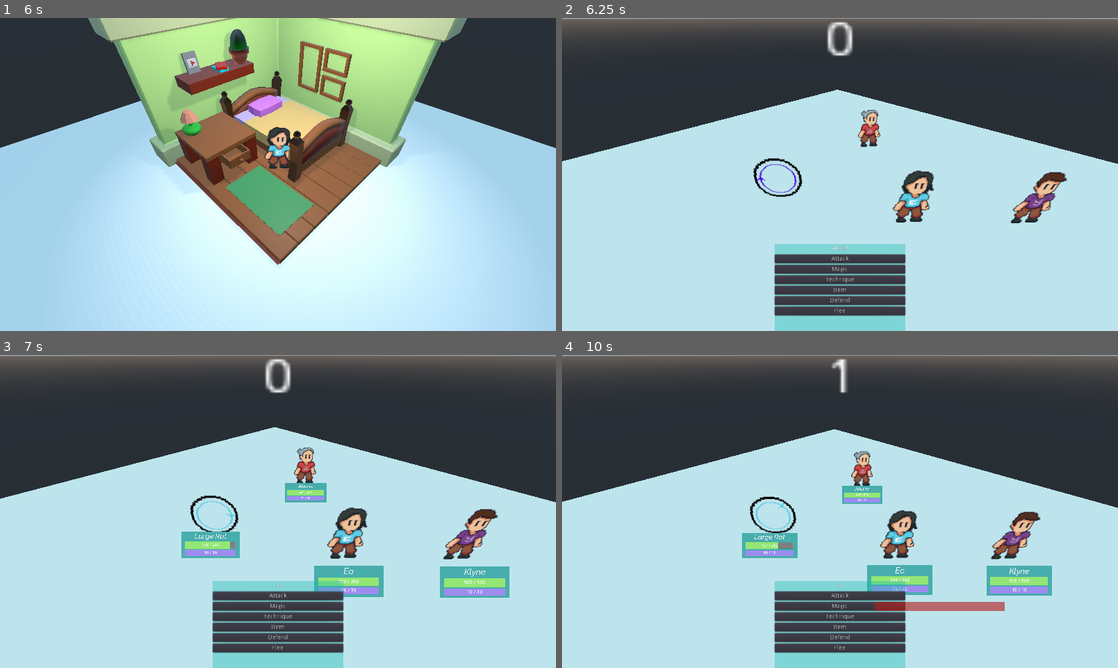
Above: before the commit, frames 1-4 (two rows, left to right).
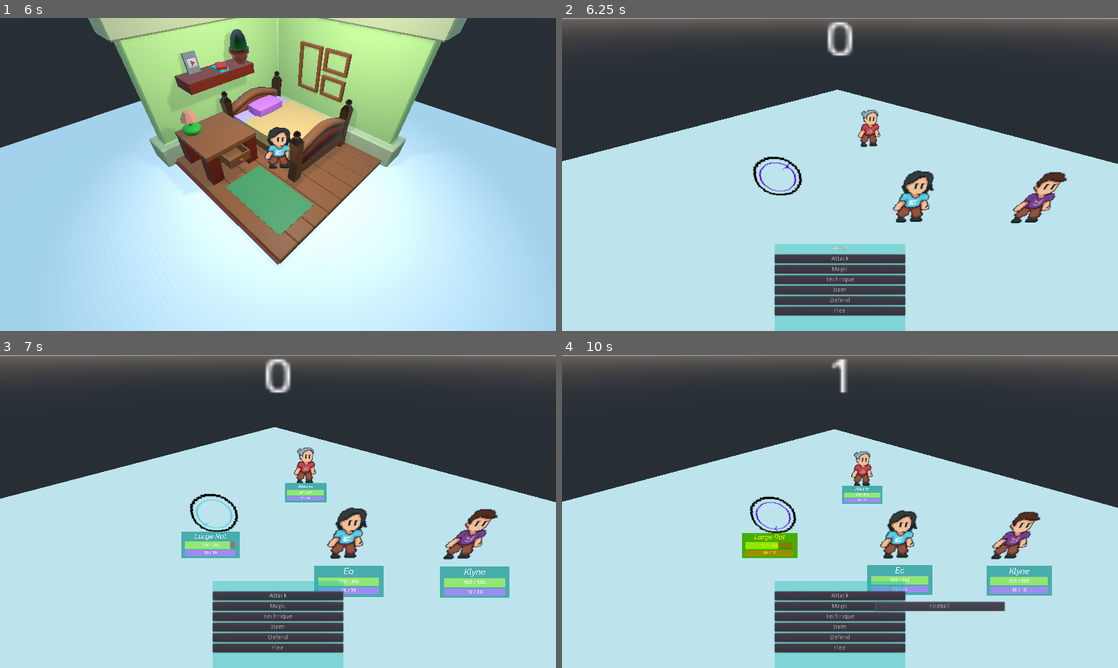
Above: after the commit, the same moments.

Repository: avsecam/aob
Game: Godot game, scene res://Scenes/Main.tscn
The game is run twice, just before and just after one commit, with the same random seed, the same clock (stepped at 60 frames per second) and the same inputs.
Inputs (mouse positions are in pixels of both pictures, inside the frame that each line leads up to):
- Up to frame 1 (6 s): tap Enter (ui_accept) at 0.5, 0.6, 0.77, 1.07, 1.52, 1.55, 1.82, 2.1, 3.02, 3.05, 3.32, 3.6, 3.77, 4.07, 4.52, 4.55, 4.82, 5.1 s; hold Up (ui_up) 0.53-2.03 s; tap Shift (sprint) every 1.5 s from 1.35 to 5.85 s; hold Left (ui_left) 2.03-3.53 s; hold Down (ui_down) 3.53-4.28 s; tap Escape (ui_cancel) at 4.15 s; hold Right (ui_right) 4.28-5.03 s; hold Up (ui_up) 5.03-5.78 s; hold Right (ui_right) from 5.78 s (still down)
- Up to frame 2 (6.25 s): keep holding Right (ui_right); tap Enter (ui_accept) at 6.02, 6.05 s
- Up to frame 3 (7 s): tap Enter (ui_accept) at 6.32 s; release Right (ui_right) at 6.5 s; click "Attack" at 6.5 s
- Up to frame 4 (10 s): hold Right (ui_right) 7.28-8.78 s; tap Enter (ui_accept) at 7.35, 7.52, 7.82, 8.27, 8.3, 8.57, 8.85 s; tap Shift (sprint) at 8.1 s; hold Down (ui_down) 8.78-9.5 s; click (940, 605) at 9.5 s, where only the run after the commit has a clickable "Fireball"

Frame 1 is identical in both runs. In frame 2, 0.4% of the frame differs, in the area x 34-44%, y 44-58%; in frame 3, 0.3%; in frame 4, 1.7%, in the area x 32-80%, y 46-82%.

Commit message:
Add targetting by group

Diff:
--- a/Scenes/AutoLoad/GameData.gd
+++ b/Scenes/AutoLoad/GameData.gd
@@ -1,5 +1,6 @@
 extends Node
 
+enum ActionType {ATTACK, MAGIC, TECHNIQUE, ITEM, DEFEND, FLEE}
 enum TargetType {SINGLE, GROUP, ALL}
 enum DamageType {PHYSICAL,
 	FIRE, WATER, GRASS, ELECTRIC, WIND, LIGHT, DARK, TEMPORA
--- a/Scenes/Battle/Battle.gd
+++ b/Scenes/Battle/Battle.gd
@@ -7,6 +7,8 @@
 onready var turnNumber: Label = $TurnNumber
 onready var combatOptions: CombatOptions = $CombatGUI/CombatOptions
 
+var characterPositions: Array # Contains enemyPositions + heroPositions
+
 var turns: int = -1 # Number of turns cycled through
 var turnOrder: Array = []
 var currentCharacterPosition: Position3D
@@ -14,6 +16,7 @@
 var actionInfo: Dictionary
 var inTargetSelect: bool = false
 var targets: Array = [] # Array of positions
+var singleTargetIndex: int = 0 # index of current target in characterPositions (FOR SINGLE TARGET ONLY)
 
 var totalExp: int # add to this when enemy is defeated or w/e
 
@@ -35,23 +38,54 @@
 func _enter_target_select(info: Dictionary):
 	actionInfo = info
 	combatOptions.attackButton.release_focus()
-	targets.append(enemyPositions[0])
+
+	match(actionInfo["targetType"]):
+		GameData.TargetType.SINGLE:
+			targets.append(characterPositions[0])
+		GameData.TargetType.GROUP:
+			if actionInfo["offensive"]:
+				targets.append_array(enemyPositions)
+			else:
+				targets.append_array(heroPositions)
+
 	_refresh_target_selection()
 	inTargetSelect = true
 
 
 func _exit_target_select():
+	actionInfo = {}
 	inTargetSelect = false
 	targets = []
 	_refresh_target_selection()
 	_set_combat_options()
 
 
+func _single_target_move_choice(amount: int):
+	singleTargetIndex += amount
+	if singleTargetIndex < 0:
+		singleTargetIndex = characterPositions.size() + amount
+	elif singleTargetIndex >= characterPositions.size():
+		singleTargetIndex = 0
+	if characterPositions[singleTargetIndex] == currentCharacterPosition:
+		if singleTargetIndex + amount < characterPositions.size():
+			singleTargetIndex += amount
+		else:
+			singleTargetIndex = 0
+	targets.append(characterPositions[singleTargetIndex])
+	_refresh_target_selection()
+
+
 func _refresh_target_selection():
 	if inTargetSelect:
-		targets.remove(0)
-	for enemy in enemyPositions:
-		enemy.get_child(0).isSelected = false
+		match(actionInfo["targetType"]):
+			GameData.TargetType.SINGLE:
+				targets.remove(0)
+			GameData.TargetType.GROUP:
+				var previousSelectedGroup: Array = heroPositions if targets.find(enemyPositions[0]) else enemyPositions
+				for character in previousSelectedGroup:
+					targets.remove(0)
+	for character in characterPositions:
+		character.get_child(0).isSelected = false
 	for target in targets:
 		target.get_child(0).isSelected = true
 
@@ -97,6 +131,8 @@
 			enemy.free()
 	_refresh_enemyPositions()
 
+	characterPositions = enemyPositions + heroPositions
+
 
 # Call at start and when turnOrder is empty (AKA turn order finished)
 func _set_turn_order():
@@ -136,9 +172,6 @@
 
 
 func _set_character_signals():
-	for character in heroPositions + enemyPositions:
-		character.get_child(0).connect("damaged", self, "_next_turn")
-
 	# basically, if downed, remove from the battle
 	# change this behavior in the future
 	for hero in heroPositions:
@@ -202,27 +235,30 @@
 
 
 func _get_input():
-#	if Input.is_action_just_pressed("ui_cancel"):
-#		_exit_battle()
-
 	if inTargetSelect:
 		# Selecting target
-		var targetIndex: int = targets[0].get_index()
-		if Input.is_action_just_pressed("ui_left") or Input.is_action_just_pressed("ui_up"):
-			targets.append(enemyPositions[targetIndex - 1])
-			_refresh_target_selection()
-		elif Input.is_action_just_pressed("ui_right") or Input.is_action_just_pressed("ui_down"):
-			if targetIndex >= enemyPositions.size() - 1:
-				targets.append(enemyPositions[0])
-			else:
-				targets.append(enemyPositions[targetIndex + 1])
-			_refresh_target_selection()
+		match(actionInfo["targetType"]):
+			GameData.TargetType.SINGLE:
+				if Input.is_action_just_pressed("ui_left") or Input.is_action_just_pressed("ui_up"):
+					_single_target_move_choice(-1)
+				elif Input.is_action_just_pressed("ui_right") or Input.is_action_just_pressed("ui_down"):
+					_single_target_move_choice(1)
+
+			GameData.TargetType.GROUP:
+				if Input.is_action_just_pressed("ui_left") or Input.is_action_just_pressed("ui_up") \
+				or Input.is_action_just_pressed("ui_right") or Input.is_action_just_pressed("ui_down"):
+					if targets == enemyPositions:
+						targets.append_array(heroPositions)
+					else:
+						targets.append_array(enemyPositions)
+					_refresh_target_selection()
 
 		# Confirming target
-		elif Input.is_action_just_pressed("ui_accept"):
+		if Input.is_action_just_pressed("ui_accept"):
 			for target in targets:
 				_confirm_action(target)
 			_exit_target_select()
+			_next_turn()
 
 		# Cancel
 		elif Input.is_action_just_pressed("ui_cancel"):
--- a/Scenes/Battle/CombatCharacter.gd
+++ b/Scenes/Battle/CombatCharacter.gd
@@ -51,6 +51,7 @@
 	print("%s is attacking..." % characterStats.characterName)
 	var actionInfo: Dictionary = {
 		"source": character,
+		"offensive": true,
 		"targetType": GameData.TargetType.SINGLE,
 		"damageType": GameData.DamageType.PHYSICAL,
 		"damage": characterStats.attackPhys
@@ -63,6 +64,7 @@
 	var actionInfoRaw: Dictionary = Magic.magics[spell.to_lower()]
 	var actionInfo: Dictionary = {
 		"source": character,
+		"offensive": actionInfoRaw["offensive"],
 		"targetType": actionInfoRaw["targetType"],
 		"damageType": actionInfoRaw["damageType"],
 		"damage": characterStats.attackElem *  actionInfoRaw["damageMultiplier"]
@@ -80,9 +82,9 @@
 	# check if physical or elemental damage
 	var finalDamage: int
 	if actionInfo["damageType"] == GameData.DamageType.PHYSICAL:
-		finalDamage = actionInfo["damage"] - (characterStats.defensePhys * 0.5)
+		finalDamage = max(actionInfo["damage"] - (characterStats.defensePhys * 0.5), 1)
 	else:
-		finalDamage = actionInfo["damage"] - (characterStats.defenseElem * 0.5)
+		finalDamage = max(actionInfo["damage"] - (characterStats.defenseElem * 0.5), 1)
 
 	emit_signal("damaged")
 	if characterStats.currentHealth - finalDamage <= 0:
--- a/Scenes/Battle/CombatOptions.gd
+++ b/Scenes/Battle/CombatOptions.gd
@@ -5,15 +5,14 @@
 signal subContainerReadied()
 signal subContainerClosed()
 
-enum Buttons {ATTACK, MAGIC, TECHNIQUE, ITEM, DEFEND, FLEE}
 
 onready var mainButtons: Array = $Container/Buttons.get_children()
-onready var attackButton: Button = mainButtons[Buttons.ATTACK]
-onready var magicButton: Button = mainButtons[Buttons.MAGIC]
-onready var techniqueButton: Button = mainButtons[Buttons.TECHNIQUE]
-onready var itemButton: Button = mainButtons[Buttons.ITEM]
-onready var defendButton: Button = mainButtons[Buttons.DEFEND]
-onready var fleeButton: Button = mainButtons[Buttons.FLEE]
+onready var attackButton: Button = mainButtons[GameData.ActionType.ATTACK]
+onready var magicButton: Button = mainButtons[GameData.ActionType.MAGIC]
+onready var techniqueButton: Button = mainButtons[GameData.ActionType.TECHNIQUE]
+onready var itemButton: Button = mainButtons[GameData.ActionType.ITEM]
+onready var defendButton: Button = mainButtons[GameData.ActionType.DEFEND]
+onready var fleeButton: Button = mainButtons[GameData.ActionType.FLEE]
 
 onready var subContainer: Control = $SubContainer
 onready var subContainerButtons: Array = $SubContainer/Buttons.get_children()
--- /dev/null
+++ b/Scenes/Character/Enemy/LargeRat.gd
@@ -0,0 +1,7 @@
+extends "res://Scenes/Character/Enemy/Enemy.gd"
+
+
+var actions: Array = [
+	"Attack",
+	"Scratch"
+]
--- a/Scenes/Character/Enemy/LargeRat.tscn
+++ b/Scenes/Character/Enemy/LargeRat.tscn
@@ -1,8 +1,10 @@
-[gd_scene load_steps=2 format=2]
+[gd_scene load_steps=3 format=2]
 
 [ext_resource path="res://Scenes/Character/Enemy/Enemy.tscn" type="PackedScene" id=1]
+[ext_resource path="res://Scenes/Character/Enemy/LargeRat.gd" type="Script" id=2]
 
 [node name="LargeRat" instance=ExtResource( 1 )]
+script = ExtResource( 2 )
 
 [node name="Sprite" parent="." index="0"]
-frame = 6
+frame = 1
--- a/Scenes/Character/Hero/Akune.gd
+++ b/Scenes/Character/Hero/Akune.gd
@@ -2,4 +2,4 @@
 
 
 func _ready():
-	characterStats.magics.append("fireball")
+	pass
--- a/Scenes/Character/Hero/Hero.gd
+++ b/Scenes/Character/Hero/Hero.gd
@@ -5,3 +5,4 @@
 func _ready():
 	characterStats = load(GameData.heroStatsPaths[name])
 	characterStats.ready()
+	characterStats.magics.append("Fireball")
--- a/Scenes/Magic/Magic.gd
+++ b/Scenes/Magic/Magic.gd
@@ -3,7 +3,9 @@
 
 
 var fireball: Dictionary = {
-	"targetType": GameData.TargetType.SINGLE,
+	"name": "Fireball",
+	"offensive": true,
+	"targetType": GameData.TargetType.GROUP,
 	"damageType": GameData.DamageType.FIRE,
 	"damageMultiplier": 1
 }
